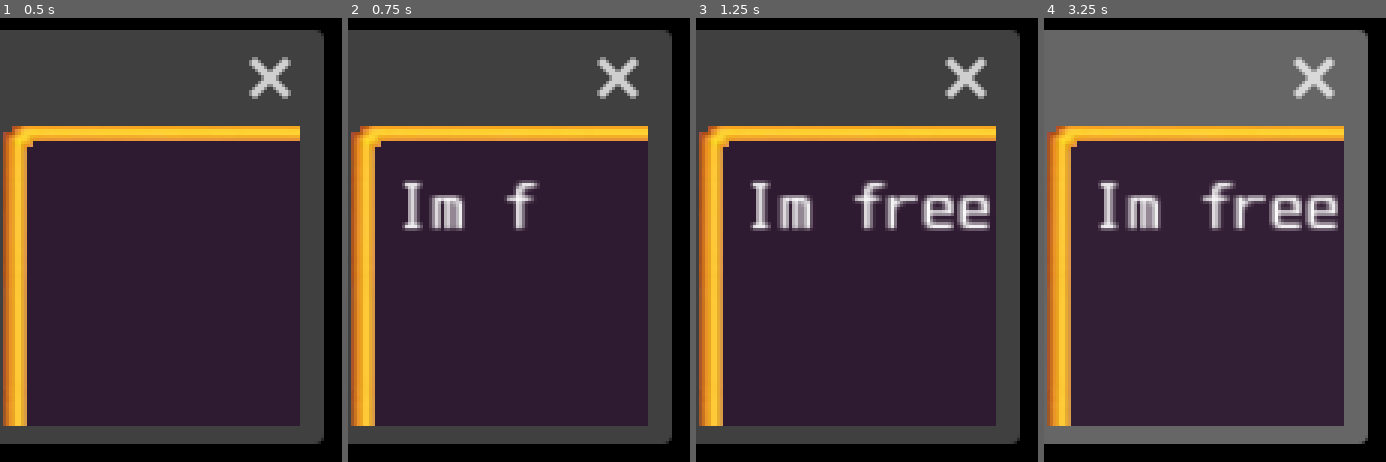
Above: before the commit, frames 1-4 (left to right).
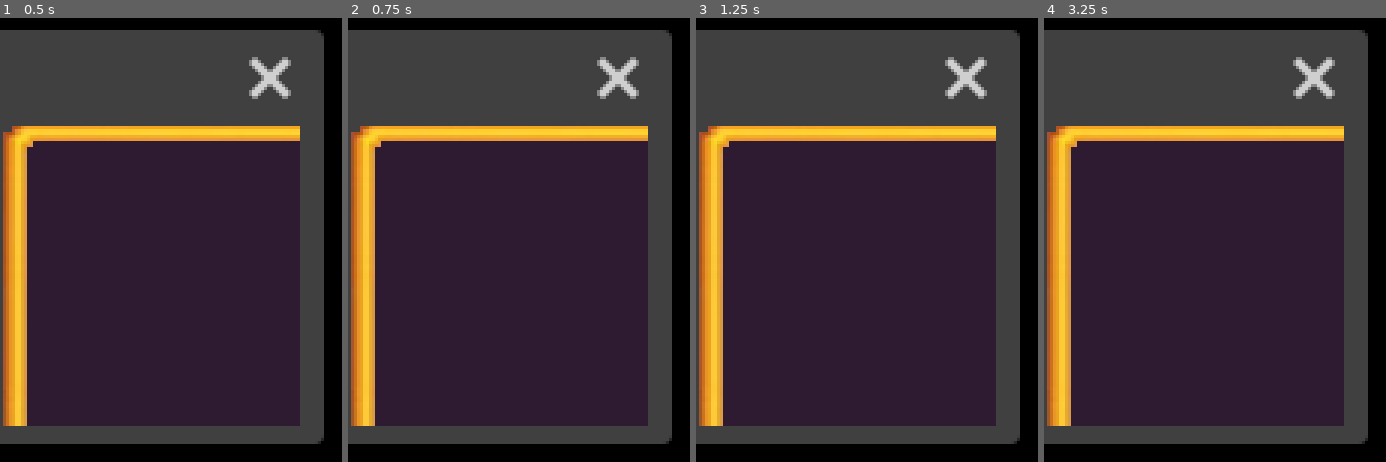
Above: after the commit, the same moments.

Repository: Zlati839/Desktop_twm
Game: Godot game, scene res://Roaming_voice.tscn
Two runs of this game, one before a commit and one after it. Both use one fixed random seed, a clock stepped at 60 frames per second and the inputs below. This scene is started directly instead of the project's main scene.
Inputs (mouse positions are in pixels of both pictures, inside the frame that each line leads up to):
- Up to frame 1 (0.5 s): no input
- Up to frame 2 (0.75 s): tap Enter at 0.5 s; move the mouse to (outside the picture) at 0.52 s; hold Right from 0.53 s (still down); hold 0 from 0.53 s (still down); click (outside the picture) at 0.67 s
- Up to frame 3 (1.25 s): keep holding Right; keep holding 0
- Up to frame 4 (3.25 s): release Right at 1.25 s; release 0 at 1.25 s; tap Space at 1.25 s; drag from (1211, 293) to (1297, 368) at 1.27 s; tap Enter at 2 s; move the mouse to (1382, 155) at 2.02 s; hold Right 2.03-2.75 s; hold 0 2.03-2.75 s; tap E at 2.1 s; drag from (1297, 368) to (1156, 191) at 2.77 s

Frame 1 is identical in both runs. In frame 2, 1.8% of the frame differs, in the area x 15-57%, y 36-48%; in frame 3, 3.6%; in frame 4, 33%, in the area x 0-95%, y 2-96%.
Error after the commit: Invalid access to property or key 'OutTheWindow' on a base object of type 'Nil'. (res://Roaming_voice.gd:63)

Commit message:
Stuff :P

Diff:
--- a/Main.gd
+++ b/Main.gd
@@ -40,6 +40,7 @@
 	previuos = get_window().position.x
 	speach.main = self
 	PopUp.main = self
+	WalkingVoice.main = self
 	#======================2ND WINDOW============
 	var buddy_screen = Vector2(get_window().position) + Buddy.global_position + Buddy.global_position
 	speach.visible = false
--- a/PopUp.tscn
+++ b/PopUp.tscn
@@ -144,7 +144,7 @@
 rotation = 0.00270661
 scale = Vector2(0.874355, 0.949806)
 theme_override_colors/font_color = Color(1, 1, 1, 1)
-theme_override_colors/font_focus_color = Color(0.649537, 0.376761, 0.287041, 1)
+theme_override_colors/font_focus_color = Color(0.647059, 0, 0.945098, 1)
 theme_override_colors/font_pressed_color = Color(0.647059, 0, 0.945098, 1)
 theme_override_fonts/font = ExtResource("3_hx1qj")
 theme_override_font_sizes/font_size = 34
--- a/PopupMenu.gd
+++ b/PopupMenu.gd
@@ -12,6 +12,12 @@
 @onready var Off = $TextureRect/Button8
 @onready var text2 = $TextureRect/RichTextLabel2
 var settings = false
+var teleport_pressed = false
+var talking = false
+var pressedMore = false
+var pressedNetural = false
+var pressedLess = false
+var quality = 0
 # Called when the node enters the scene tree for the first time.
 func _ready() -> void:
 	Back.visible = false
@@ -67,23 +73,64 @@
 		On.visible = false
 		Off.visible = false
 		text2.visible = false
+	Detect_Quality()
+	if quality > 0 :
+		main.speach.SettingsGood_Voice()
+	if quality == 0 :
+		main.speach.SettingsNetural_Voice()
+	if quality < 0 :
+		main.speach.SettingsBad_Voice()
+	quality = 0
+	teleport_pressed = false
+	talking = false
+	pressedMore = false
+	pressedNetural = false
+	pressedLess = false
+	print(str(quality))
 
 
 func _on_button_5_button_down() -> void:
 	main.speach.UpdateTimer(15)
+	talking = true
+	pressedMore = true
+	pressedNetural = false
+	pressedLess = false
 
 
 func _on_button_6_button_down() -> void:
 	main.speach.UpdateTimer(9)
-
+	talking = true
+	pressedMore = false
+	pressedNetural = true
+	pressedLess = false
 
 func _on_button_7_button_down() -> void:
 	main.speach.UpdateTimer(3)
-
+	talking = true
+	pressedMore = false
+	pressedNetural = false
+	pressedLess = true
 
 func _on_button_8_button_down() -> void:
-	main.Tel = false
-
-
+	main.Tel = true
+	teleport_pressed = true
 func _on_button_9_button_down() -> void:
 	main.Tel = false
+	teleport_pressed = true
+
+func Detect_Quality():
+	if teleport_pressed:
+		if not  main.Tel:
+			quality -= 1
+		if main.Tel :
+			quality += 1
+	if talking :
+		if pressedMore:
+			quality += 1
+		if pressedLess:
+			quality -= 1
+		if pressedNetural:
+			if quality > 0 :
+				quality -= 1
+			if quality < 0 :
+				quality += 1
--- a/Roaming_voice.gd
+++ b/Roaming_voice.gd
@@ -1,10 +1,15 @@
 extends Window
 @onready var text: RichTextLabel = $TextureRect/RichTextLabel
 var walking_voice = ["I ESCAPED!!" , "Im out !" , "So much space" , "Im free " , "YAAAAAY !!" , "I will explore for a little "]
+var Sometimes_vocie =["So fun !!!" , "Look at me go!" , "Its good to streatch a little !" , "Just walking around" , "I can see your icons more clearly !" , "I can climb !" , "I cant get hurt from falling !!!","Finally, some room to move!" , "Maybe I should explore more often." ,"You're not going to leave me out here, right?","Hey! I can see my own window from here!" ]
+var Climbing_voice = ["Up we go !" , "Look what i can do !" , " Im a spider !!" , "Im really high !" ]
 var words = ""
+var D = preload("res://WalkOut.tscn")
+var Wlak = D.instantiate()
 var rng = RandomNumberGenerator.new()
 var font := load("res://Terminus-TTF-Bold-700.ttf")
 var speaking = false
+var main: Node2D
 
 # Called when the node enters the scene tree for the first time.
 func _ready() -> void:
@@ -13,6 +18,11 @@
 	#=======================Window settings====================
 	set_flag(Window.FLAG_NO_FOCUS, true)
 	set_flag(Window.FLAG_MOUSE_PASSTHROUGH, true)
+	var sometimes_timer = Timer.new()
+	add_child(sometimes_timer)
+	sometimes_timer.wait_time = 8
+	sometimes_timer.start()
+	sometimes_timer.timeout.connect(Sometimes_Voice)
 
 
 func printText(texxt) -> void:
@@ -36,11 +46,21 @@
 	text.add_theme_font_override("normal_font", font)
 	text.add_theme_font_size_override("normal_font_size", 16)
 	printText(words)
-# Called every frame. 'delta' is the elapsed time since the previous frame.
+func Sometimes_Voice():
+	var chance = rng.randi_range(0,3)
+	if main.OutTheWindow and chance == 2:
+		var d = rng.randi_range(0, Sometimes_vocie.size() - 1)
+		words = Sometimes_vocie[d]
+		printText(words)
+func Climbing_Voice():
+	if main.OutTheWindow and Wlak.climbing:
+		var chance  =  rng.randi_range(0, 4)
+		var d = rng.randi_range(0, Climbing_voice.size() - 1)
+		words = Climbing_voice[d]
+		printText(words)
+
 func _process(delta: float) -> void:
+	if not main.OutTheWindow:
+		visible = false
 	if Input.is_key_pressed(KEY_0):
-		var d = rng.randf_range(0, walking_voice.size() - 1)
-		words = walking_voice[d]
-		text.add_theme_font_override("normal_font", font)
-		text.add_theme_font_size_override("normal_font_size", 16)
-		printText(words)
+		Climbing_Voice()
--- a/speach_window.gd
+++ b/speach_window.gd
@@ -1,8 +1,8 @@
 #Sounds
 #Refusing apps to open
-#Voicelines for roaming Twm
+#Add more dynamic face switches
+#Add dynamic face switches for roaming twm too
 #Make roaming Twm be able to iteract with the empty window
-#Make settings voicelines <---
 extends Window
 var main: Node2D
 var font := load("res://Terminus-TTF-Bold-700.ttf")
@@ -22,13 +22,16 @@
 var exit = false
 var time_wait = 9
 # Called when the node enters the scene tree for the first time.
-var greeting_voice = ["Hello!" , "Greetings" , "How have you been ?",   ]
+var greeting_voice = ["Hello!" , "Greetings" , "How have you been ?"]
 var teleport_voice = ["Whats this ?", "Whats over here ?" , "I will just move a litle ", "How about over here ?" , "Surprise!" , "Just exploring!" ]
 var drag_voice = ["Release me !" , "Why are you moving me ?" , "What are you doing ?" , "You could have just asked"]
 var sometimes_voice = ["What are you working on ?" , "Do you think Niko remembers me  ?" , "Do programs also have motio …(414 unchanged characters)…
 var shake_voice = ["Why did you have to do this ?" , "Stop it !!!" , "Programs do have motion sickness !" , "I dont feel good " , "I dont like this !", "I think I'm going to be sick..."]
 var goodbye_voice = ["See you later !" , "Goodbye for now !" , "cya !" , "Dont get lonely without me !"]
 var returning_voice = ["You dont want me exploring your desktop ?" , "Awwww why " , " I wanted to explore more " , "Back to my window i guess " , "It was fun"]
+var Good_settings = ["I like the new settings !" , "New configurations !" ,"Nice !" , "Good choice"]
+var Netural_settings =["Why did you even go in setttigns " , "ehhhh" , "Settings..."]
+var Bad_settings = ["I dont like these settings " , "im not a big fan " , "i would rather not"]
 var sometimes_timer: Timer
 
 func _ready() -> void:
@@ -208,6 +211,18 @@
 	var d = rng.randf_range(0, returning_voice.size() - 1)
 	words = returning_voice[d]
 	printText(words)
+func SettingsGood_Voice():
+	var d = rng.randf_range(0, Good_settings.size() - 1)
+	words = Good_settings[d]
+	printText(words)
+func SettingsNetural_Voice():
+	var d = rng.randf_range(0, Netural_settings.size() - 1)
+	words = Netural_settings[d]
+	printText(words)
+func SettingsBad_Voice():
+	var d = rng.randf_range(0, Bad_settings.size() - 1)
+	words = Bad_settings[d]
+	printText(words)
 
 # Sprite Switch
 func switch_faceTalking() -> void :
